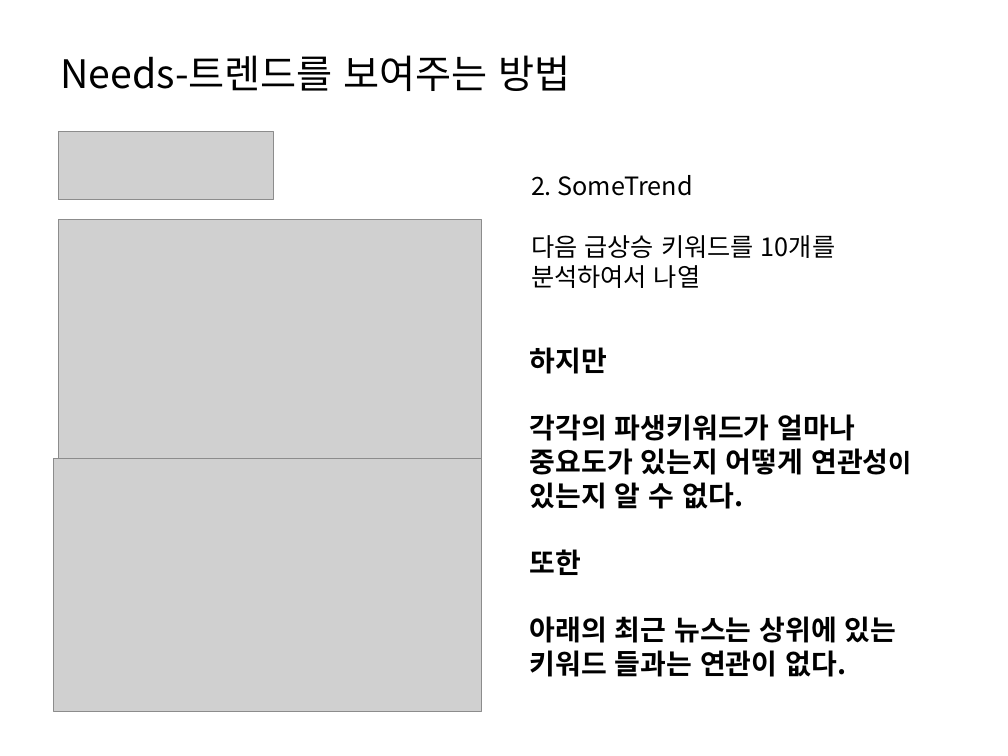
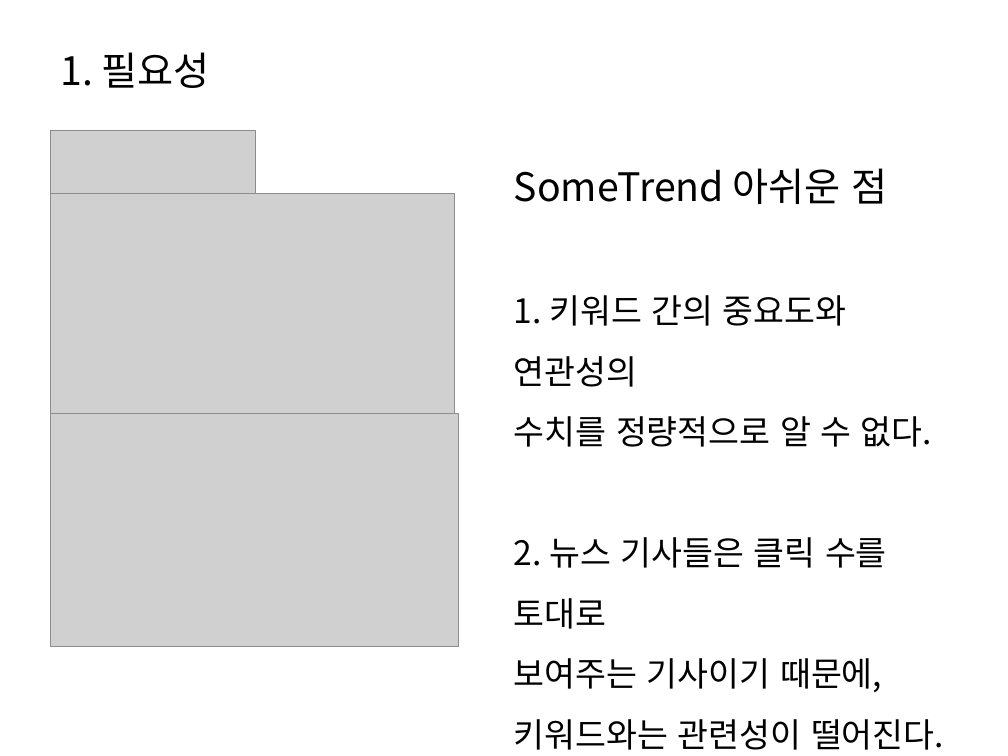
Before and after one commit to HaYongdae/issuewhatshow, a slide deck: slide 4 of doc/최종 PPT.pptx. Drawn at 1008x756 pixels with LibreOffice and Linux fonts; fonts in the diff are those of the drawing; grey boxes stand for pictures. Boxes give left, top, right and bottom in pixels: in the first picture for what was removed or moved away, otherwise in the second. Text is boxed around its words. In the diff, an @@ line names an element or a change of style, - is before the commit and + after.

```diff
--- a/doc/최종 PPT.pptx
+++ b/doc/최종 PPT.pptx
@@ title at (60,52,210,88): text changed @@
-Needs-트렌드를 보여주는 방법
+1. 필요성
@@ picture: place and size @@
-picture at (58,132,274,201)
+picture at (50,131,256,194)
@@ text at (514,168,944,750): text changed; size 18 to 24 pt @@
-2. SomeTrend
-다음 급상승 키워드를 10개를
-분석하여서 나열
+SomeTrend 아쉬운 점
+1. 키워드 간의 중요도와 연관성의
+수치를 정량적으로 알 수 없다.
+2. 뉴스 기사들은 클릭 수를 토대로
+보여주는 기사이기 때문에,
+키워드와는 관련성이 떨어진다.
@@ picture: place and size @@
-picture at (58,220,482,459)
+picture at (50,194,455,413)
@@ text removed at (530,347,912,677) @@
-하지만
-각각의 파생키워드가 얼마나
-중요도가 있는지 어떻게 연관성이 있는지 알 수 없다.
-또한
-아래의 최근 뉴스는 상위에 있는 키워드 들과는 연관이 없다.
@@ picture: place and size @@
-picture at (53,459,481,712)
+picture at (50,413,459,646)
```
Also in this commit, not shown: 21 other slides changed, 1 slide added, 1 slide removed.
